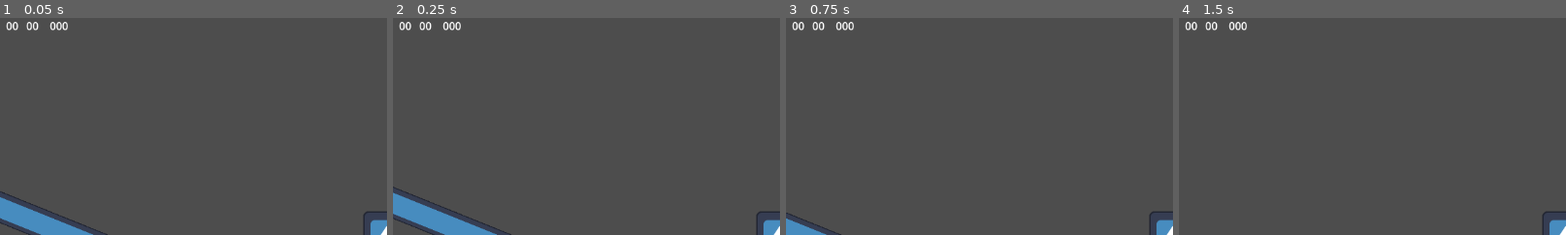
Above: before the commit, frames 1-4 (left to right).
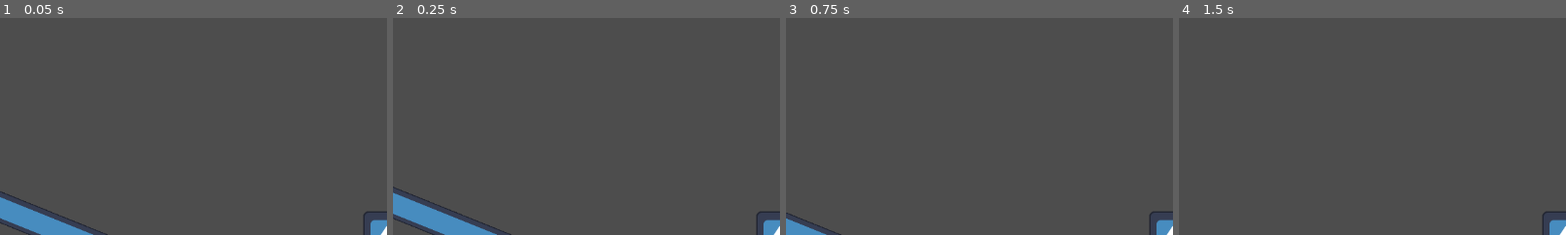
Above: after the commit, the same moments.

Repository: IAmSingleton6/BigJammers
Game: Godot game, scene res://scenes/test_scene.tscn
Same seed, same stepped clock (60 frames per second), same inputs: the game is played once before the commit and once after it. The project has no main scene, so this scene is started directly. The engine's default icon, where the game draws it, is replaced by a stand-in: a white triangle on a blue panel in a dark square.
Inputs:
- Up to frame 1 (0.05 s): no input
- Up to frame 2 (0.25 s): no input
- Up to frame 3 (0.75 s): tap Enter at 0.5 s; hold D (MoveRight) from 0.53 s (still down)
- Up to frame 4 (1.5 s): tap Space (Jump) at 0.77 s; release D (MoveRight) at 1.28 s; hold S (MoveDown) from 1.28 s (still down)
The pictures show only the part of the screen within x 0-50%, y 0-50%; the shares and areas given below are measured in that part.

The runs differ from the first frame. In frame 1, 0.3% of the frame differs, in the area x 1-18%, y 1-6%; in frame 2, 0.3%; in frame 3, 0.3%; in frame 4, 0.3%.

Commit message:
Added restart level button + Removed UI timer

Diff:
--- a/BigJammers/project.godot
+++ b/BigJammers/project.godot
@@ -56,3 +56,9 @@
 , Object(InputEventKey,"resource_local_to_scene":false,"resource_name":"","device":-1,"window_id":0,"alt_pressed":false,"shift_pressed":false,"ctrl_pressed":false,"meta_pressed":false,"pressed":false,"keycode":0,"physical_keycode":4194322,"key_label":0,"unicode":0,"echo":false,"script":null)
 ]
 }
+RestartLevel={
+"deadzone": 0.5,
+"events": [Object(InputEventKey,"resource_local_to_scene":false,"resource_name":"","device":-1,"window_id":0,"alt_pressed":false,"shift_pressed":false,"ctrl_pressed":false,"meta_pressed":false,"pressed":false,"keycode":0,"physical_keycode":82,"key_label":0,"unicode":114,"echo":false,"script":null)
+, Object(InputEventJoypadButton,"resource_local_to_scene":false,"resource_name":"","device":-1,"button_index":4,"pressure":0.0,"pressed":false,"script":null)
+]
+}
--- a/BigJammers/scenes/globals/scene_transitions.tscn
+++ b/BigJammers/scenes/globals/scene_transitions.tscn
@@ -103,8 +103,8 @@
 anchors_preset = 15
 anchor_right = 1.0
 anchor_bottom = 1.0
-offset_right = 4608.0
-offset_bottom = 2592.0
+offset_right = 6912.0
+offset_bottom = 3888.0
 grow_horizontal = 2
 grow_vertical = 2
 color = Color(0, 0, 0, 0)
--- /dev/null
+++ b/BigJammers/scenes/level_mechanics/rotation_plate.tscn
@@ -0,0 +1,13 @@
+[gd_scene load_steps=3 format=3 uid="uid://kvcpy477te5c"]
+
+[ext_resource type="Script" path="res://scripts/level_mechanics/rotation_plate.gd" id="1_ygebu"]
+
+[sub_resource type="CircleShape2D" id="CircleShape2D_b0351"]
+
+[node name="RotationPlate" type="Area2D"]
+script = ExtResource("1_ygebu")
+
+[node name="Area2D" type="CollisionShape2D" parent="."]
+shape = SubResource("CircleShape2D_b0351")
+
+[node name="Sprite2D" type="Sprite2D" parent="."]
--- a/BigJammers/scenes/test_scene.tscn
+++ b/BigJammers/scenes/test_scene.tscn
@@ -9,7 +9,6 @@
 [ext_resource type="PackedScene" uid="uid://msculdcaewa3" path="res://scenes/blocks/fire_block.tscn" id="5_ey2ad"]
 [ext_resource type="PackedScene" uid="uid://bxoy0mykgi768" path="res://scenes/level_mechanics/wind.tscn" id="6_7a7t6"]
 [ext_resource type="PackedScene" uid="uid://b1upejn1y0uk3" path="res://scenes/level_mechanics/fire.tscn" id="9_nofno"]
-[ext_resource type="Script" path="res://scripts/ui/ui_timer.gd" id="10_xylg8"]
 
 [sub_resource type="RectangleShape2D" id="RectangleShape2D_v1rp8"]
 
@@ -68,37 +67,3 @@
 
 [node name="Fire" parent="." instance=ExtResource("9_nofno")]
 position = Vector2(210, 20)
-
-[node name="CanvasLayer" type="CanvasLayer" parent="."]
-
-[node name="Panel" type="Panel" parent="CanvasLayer"]
-self_modulate = Color(1, 1, 1, 0)
-offset_right = 239.0
-offset_bottom = 44.0
-script = ExtResource("10_xylg8")
-
-[node name="Minutes" type="Label" parent="CanvasLayer/Panel"]
-layout_mode = 0
-offset_left = -16.0
-offset_right = 28.0
-offset_bottom = 27.0
-text = "00
-"
-horizontal_alignment = 2
-
-[node name="Seconds" type="Label" parent="CanvasLayer/Panel"]
-layout_mode = 0
-offset_left = -3.0
-offset_right = 58.0
-offset_bottom = 26.0
-text = "00"
-horizontal_alignment = 2
-
-[node name="Milliseconds" type="Label" parent="CanvasLayer/Panel"]
-layout_mode = 0
-offset_left = 43.0
-offset_right = 102.0
-offset_bottom = 29.0
-text = "000
-"
-horizontal_alignment = 2
--- a/BigJammers/scripts/globals/input_manager.gd
+++ b/BigJammers/scripts/globals/input_manager.gd
@@ -5,6 +5,8 @@
 static var move_left = "MoveLeft"
 static var move_up = "MoveUp"
 static var move_down = "MoveDown"
+static var restart_level = "RestartLevel"
+
 
 static func get_movement() -> Vector2:
 	var x: float = Input.get_axis("MoveLeft", "MoveRight")
--- a/BigJammers/scripts/level/level.gd
+++ b/BigJammers/scripts/level/level.gd
@@ -1,7 +1,7 @@
 extends Node
 class_name Level
 
-@export var level_start_time = 2
+@export var level_start_time := 2
 
 var player
 var won := false
@@ -18,6 +18,8 @@
 
 func _process(_delta) -> void:
 	_check_win()
+	if Input.is_action_just_pressed(InputManager.restart_level):
+		SceneTransitions.restart_scene()
 
 
 func _check_win() -> void:
--- /dev/null
+++ b/BigJammers/scripts/level_mechanics/rotation_plate.gd
@@ -0,0 +1,11 @@
+extends Area2D
+class_name RotationPlate
+
+
+func _ready():
+	body_entered.connect(_on_body_entered)
+
+
+func _on_body_entered(other):
+	if other.is_in_group(GroupManager.PLAYERGROUP):
+		other.
--- a/BigJammers/scripts/ui/ui_timer.gd
+++ /dev/null
@@ -1,15 +0,0 @@
-extends Panel
-class_name UITimer
-
-@onready var minutes_label : Label = $Minutes
-@onready var seconds_label : Label = $Seconds
-@onready var milliseconds_label : Label = $Milliseconds
-
-
-func set_time(time: float) -> void:
-	var msec := fmod(time, 1)
-	var seconds := fmod(time, 60)
-	var minutes := fmod(time, 3600) / 60
-	minutes_label.text = "%02d:" % minutes
-	seconds_label.text = "%02d.:" % seconds
-	milliseconds_label.text = "%02d:" % msec
Not shown: 1 places in BigJammers/scenes/test_scene.tscn that only renumber resources
